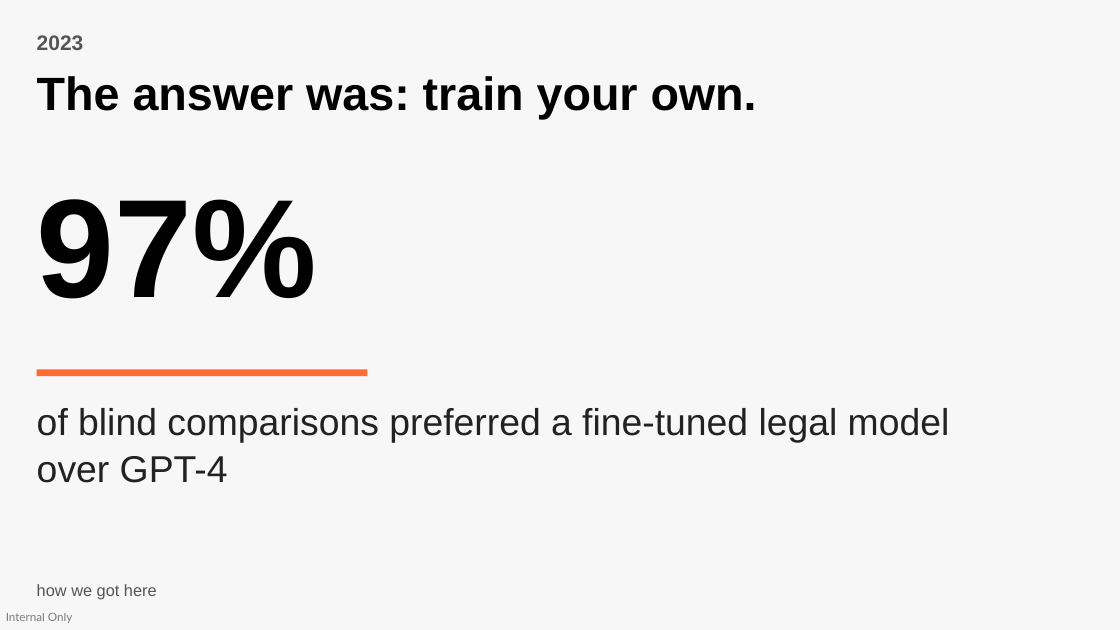
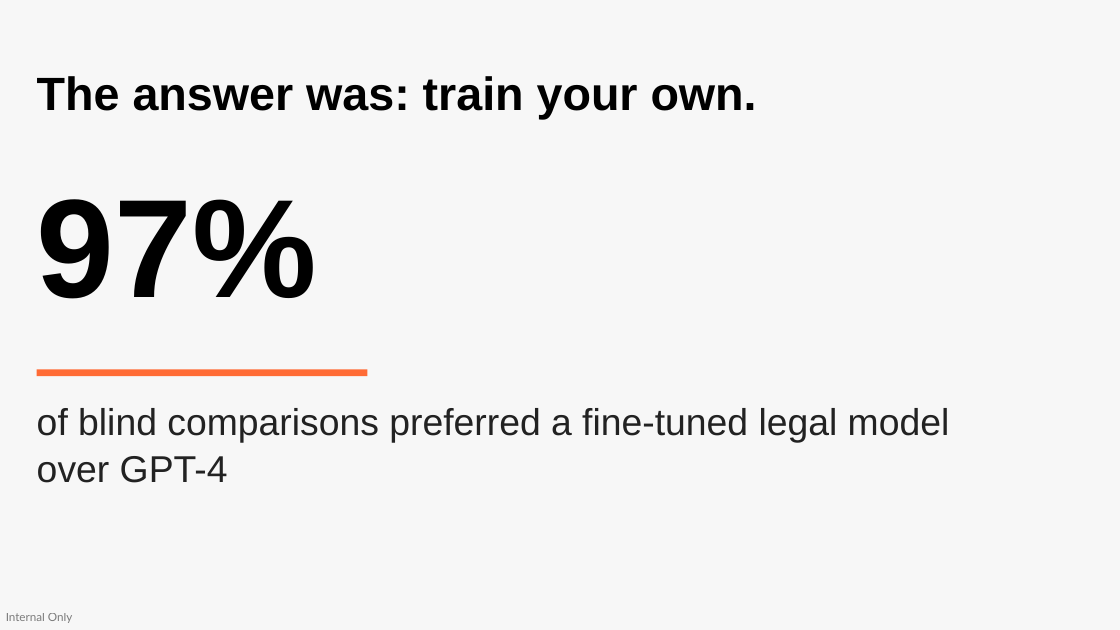
Before and after one commit to devlinduldulao/agents-and-skill-demo, a slide deck: slide 4 of fagfestivalen.pptx. Drawn at 1120x630 pixels with LibreOffice and Linux fonts; fonts in the diff are those of the drawing. Boxes give left, top, right and bottom in pixels: in the first picture for what was removed or moved away, otherwise in the second. Text is boxed around its words. In the diff, an @@ line names an element or a change of style, - is before the commit and + after.

```diff
--- a/fagfestivalen.pptx
+++ b/fagfestivalen.pptx
@@ text removed at [37,35,84,50] @@
-2023
@@ text removed at [37,584,157,600] @@
-how we got here
```
Also in this commit, not shown: 26 other slides changed, 1 slide removed, 1 other file.
